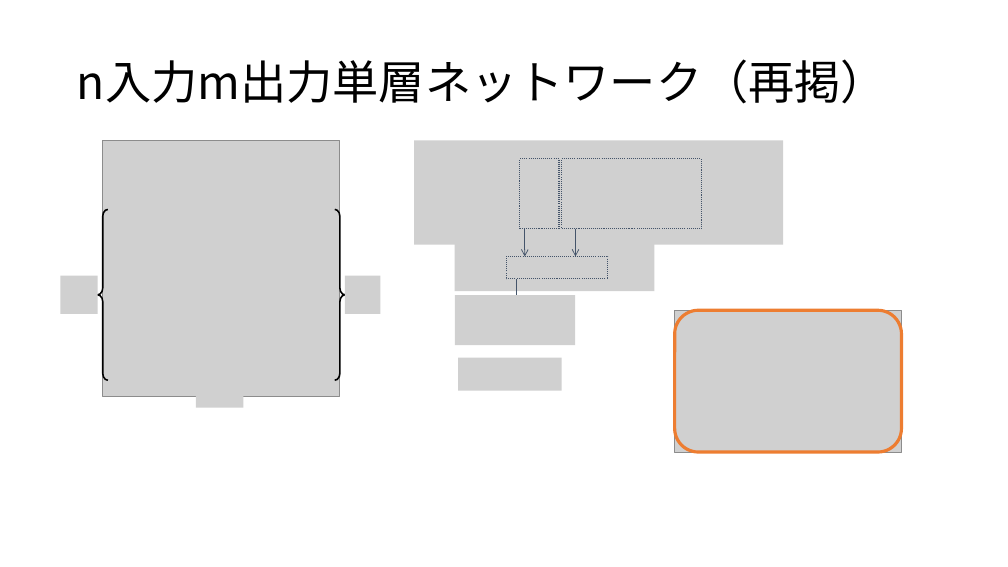
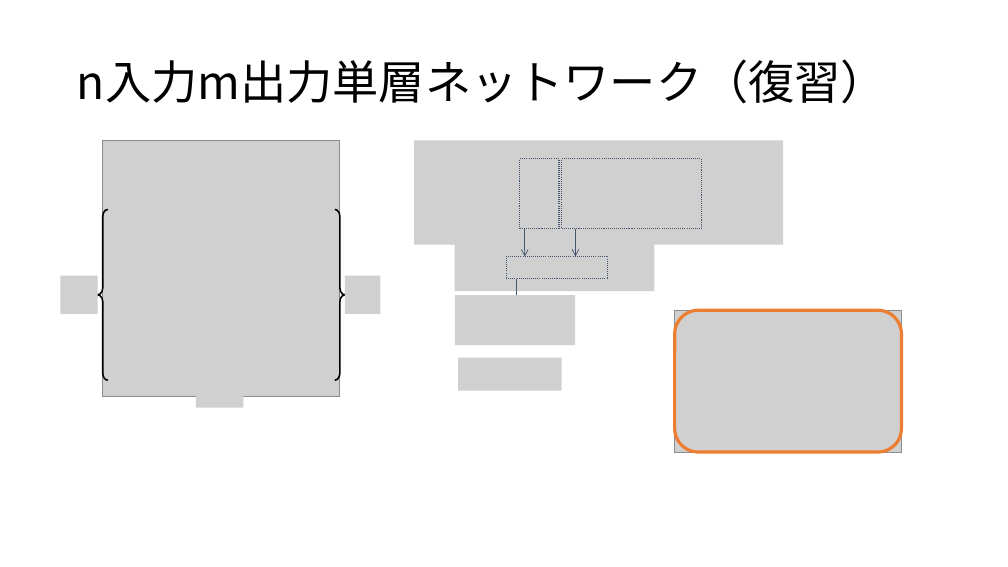
Before and after one commit to aliquisgg-hub/pages, a slide deck: slide 5 of Sc387/part10/FNN+BP.pptx. Drawn at 1008x567 pixels with LibreOffice and Linux fonts; fonts in the diff are those of the drawing; grey boxes stand for pictures. Boxes give left, top, right and bottom in pixels: in the first picture for what was removed or moved away, otherwise in the second. Text is boxed around its words. In the diff, an @@ line names an element or a change of style, - is before the commit and + after.

```diff
--- a/Sc387/part10/FNN+BP.pptx
+++ b/Sc387/part10/FNN+BP.pptx
@@ title at (x1=77, y1=59, x2=887, y2=104): text changed @@
-n入力m出力単層ネットワーク（再掲）
+n入力m出力単層ネットワーク（復習）
```
Also in this commit, not shown: 5 other slides changed, 2 slides added, 1 slide removed, 7 other files.
